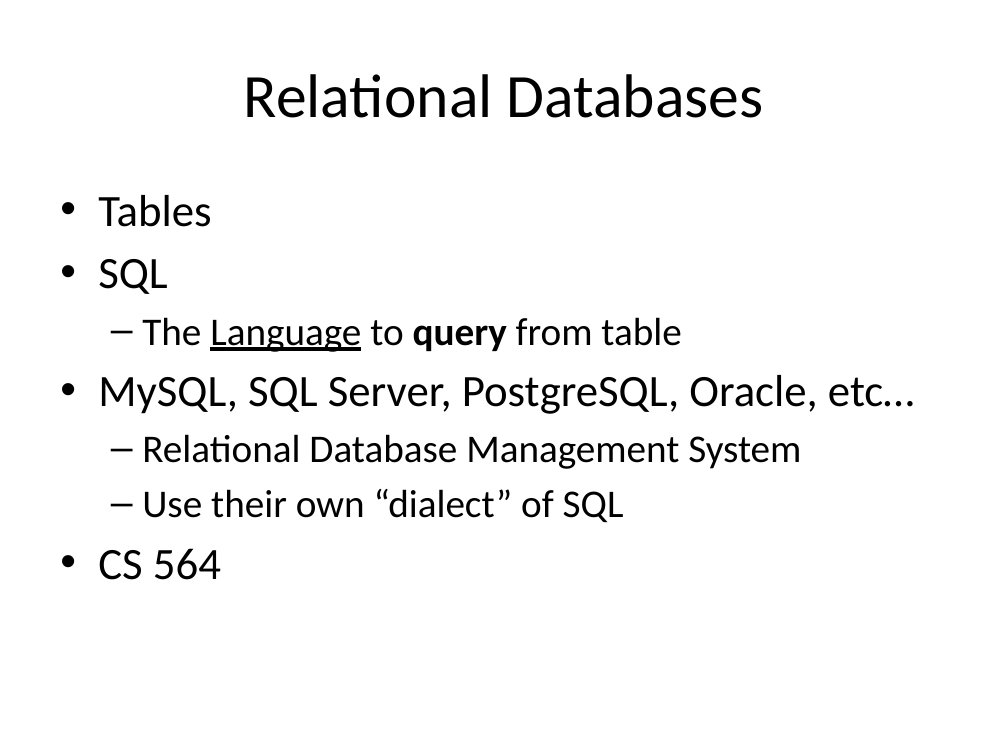
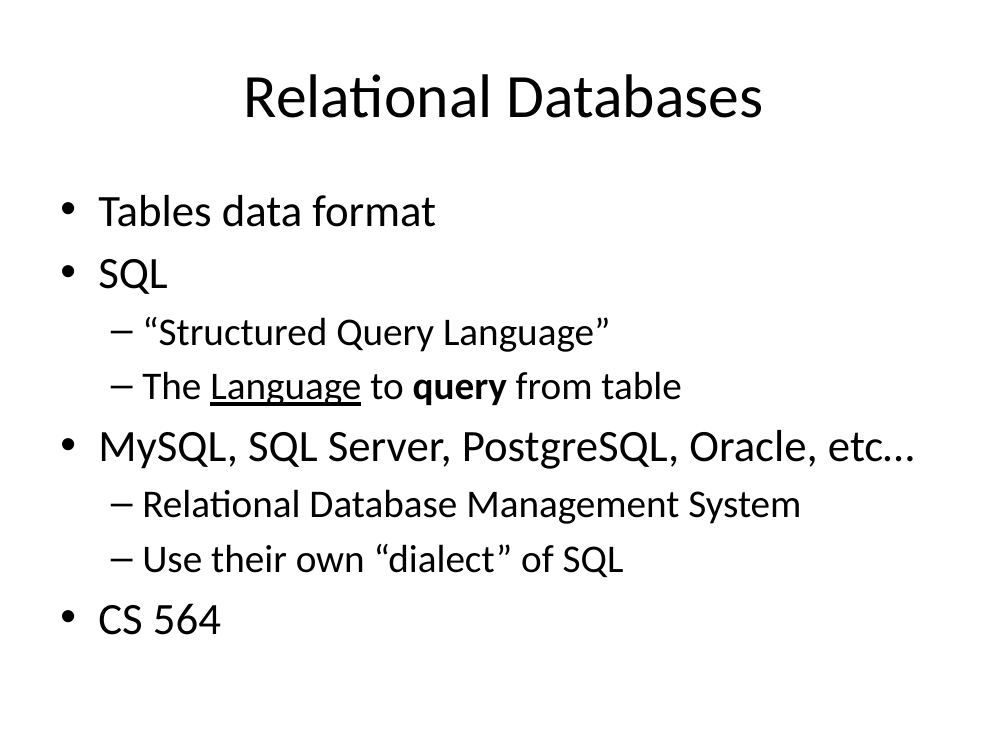
Before and after one commit to sjfricke/IEEE-Mini-Projects-UW-Madison, a slide deck: slide 15 of Tutorial/PowerPoint Versions/MongoDB and Databases.pptx (slide 5 before the commit). Drawn at 1008x756 pixels with LibreOffice and Linux fonts; fonts in the diff are those of the drawing. Boxes give left, top, right and bottom in pixels: in the first picture for what was removed or moved away, otherwise in the second. Text is boxed around its words. In the diff, an @@ line names an element or a change of style, - is before the commit and + after.

```diff
--- a/Tutorial/PowerPoint Versions/MongoDB and Databases.pptx
+++ b/Tutorial/PowerPoint Versions/MongoDB and Databases.pptx
@@ text at box(98, 195, 436, 227): text changed @@
-• Tables
+• Tables data format
@@ text at box(142, 317, 611, 352): paragraph added @@
+  – “Structured Query Language”
```
Also in this commit, not shown: 8 other slides changed, 13 slides added, 1 other file.
